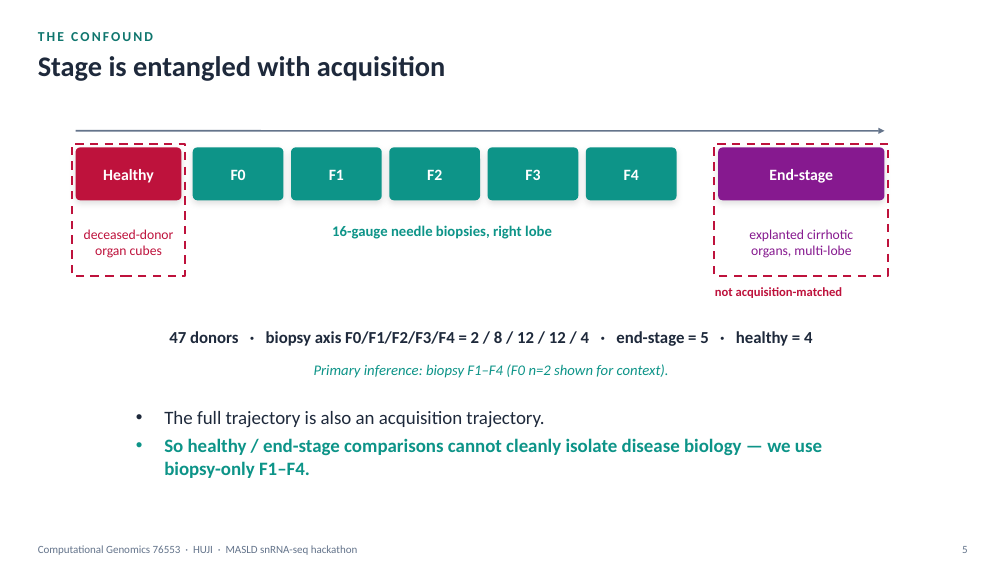
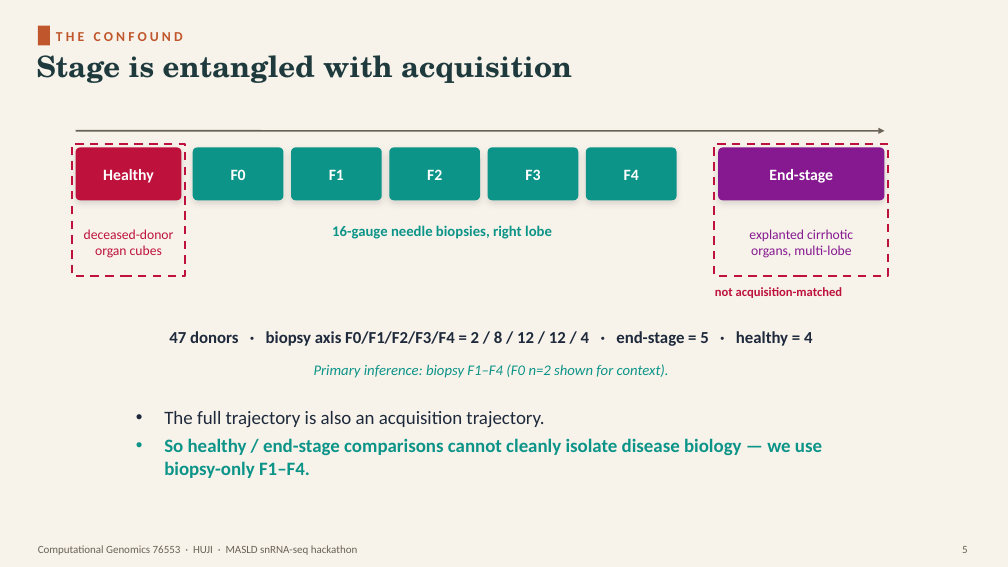
Before and after one commit to roeetekoah/liver-zonation, a slide deck: slide 5 of presentation/MASLD_zonation.pptx. Drawn at 1008x567 pixels with LibreOffice and Linux fonts; fonts in the diff are those of the drawing. Boxes give left, top, right and bottom in pixels: in the first picture for what was removed or moved away, otherwise in the second. Text is boxed around its words. In the diff, an @@ line names an element or a change of style, - is before the commit and + after.

```diff
--- a/presentation/MASLD_zonation.pptx
+++ b/presentation/MASLD_zonation.pptx
@@ background #FFFFFF to #F7F3EB @@
@@ rectangle added at [38,26,50,45], fill #C0562B @@
@@ text "THE CONFOUND": place and size @@
-text "THE CONFOUND" at [38,32,153,41]
+text "THE CONFOUND" at [56,32,183,41]
@@ text "THE CONFOUND" at [56,32,183,41]: text colour #0F766E to #C0562B, letter spacing 2 to 3 pt @@
@@ text "Stage is entangled with acquisition" at [36,55,572,83]: size 27 to 28 pt, font Calibri to TeX Gyre Schola, text colour #1E293B to #1F3A3D @@
@@ arrow (76, 131) - (885, 131): stroke #64748B 1.5 pt to #6B6256 1.5 pt @@
@@ text "Computational Genomics 76553 · HUJI ..." at [38,545,358,555]: text colour #64748B to #6B6256 @@
@@ text "5" at [962,546,968,553]: text colour #64748B to #6B6256 @@
```
Also in this commit, not shown: 18 other slides changed, 41 other files.
